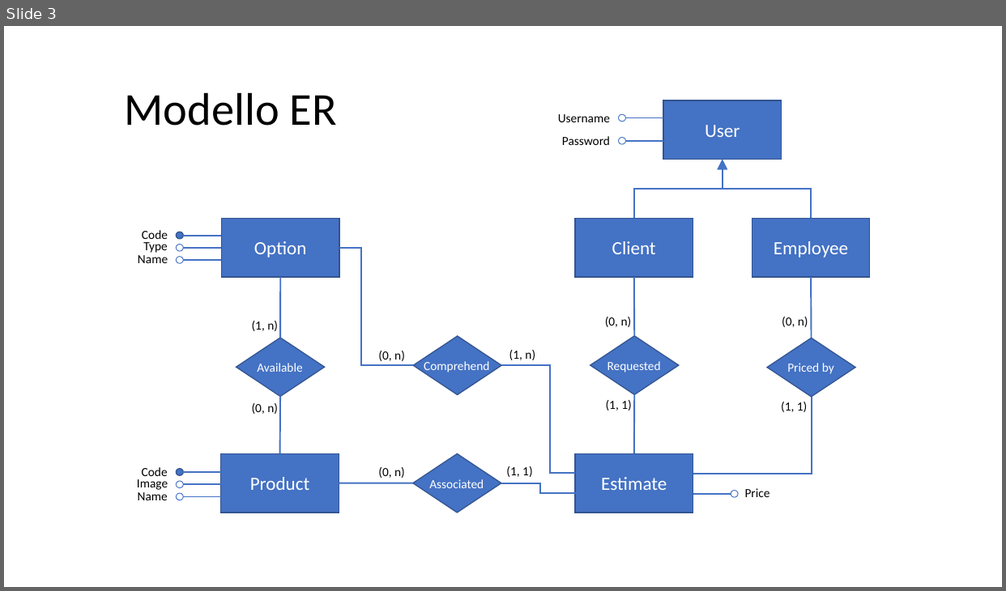
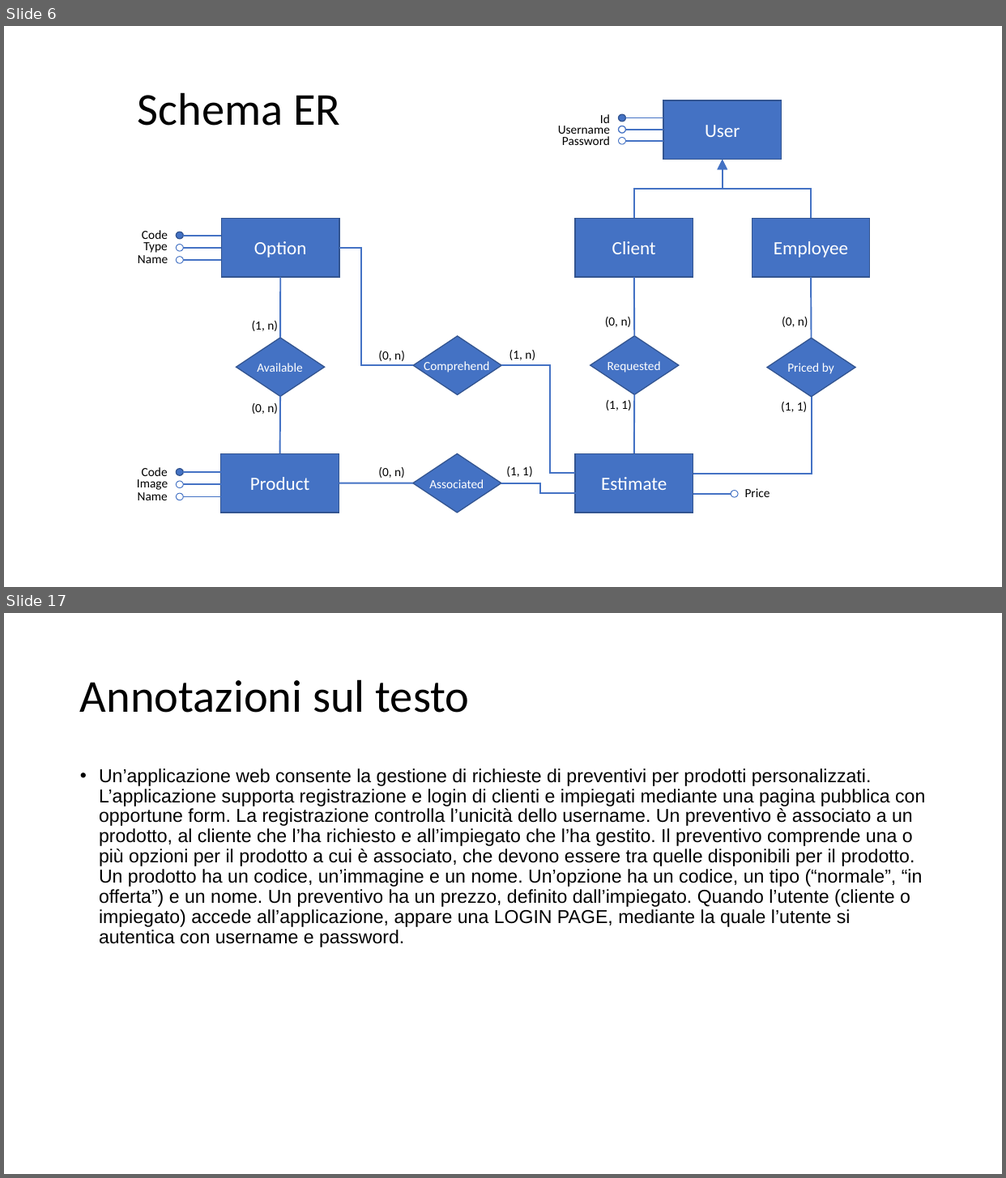
Before and after one commit to CarloChiodaroli/TIW-2022-HTML, a slide deck: data/Gestione Preventivi.pptx. Shown one above the other, each under a label of ours: slide 3 before the commit, slides 6 and 17 after it; the slides between them are not shown. The pictures are 1006x591 and 1006x1178 pixels, drawn with LibreOffice and Linux fonts; fonts in the diff are those of the drawing. Boxes give left, top, right and bottom in pixels: in the first picture for what was removed or moved away, otherwise in the second. Text is boxed around its words. In the diff, an @@ line names an element or a change of style, - is before the commit and + after.

```diff
--- a/data/Gestione Preventivi.pptx
+++ b/data/Gestione Preventivi.pptx
@@ slide 17 added at (x1=4, y1=613, x2=1002, y2=1174), background #FFFFFF @@
@@ title added at (x1=80, y1=679, x2=470, y2=713), 44 pt, text #000000 @@
+Annotazioni sul testo
@@ text added at (x1=99, y1=769, x2=925, y2=948), 18 pt, text #000000 @@
+• Un’applicazione web consente la gestione di richieste di preventivi per prodotti personalizzati. L’applicazione supporta registrazione e login di clienti e impiegati mediante una pagina pubblica con opportune form. La registrazione controlla l’unicità dello username. Un preventivo è associato a un prodotto, al cliente che l’ha richiesto e all’impiegato che l’ha gestito. Il preventivo comprende una o più opzioni per il prodotto a cui è associato, che devono essere tra quelle disponibili per il prodotto. Un prodotto ha un codice, un’immagine e un nome. Un’opzione ha un codice, un tipo (“normale”, “in offerta”) e un nome. Un preventivo ha un prezzo, definito dall’impiegato. Quando l’utente (cliente o impiegato) accede all’applicazione, appare una LOGIN PAGE, mediante la quale l’utente si autentica con username e password.
@@ what was slide 3 is now slide 6 @@
@@ slide 6 changed as well @@
@@ title at (x1=138, y1=92, x2=340, y2=126): text changed @@
-Modello ER
+Schema ER
@@ text "Username" rewrapped from (x1=558, y1=114, x2=610, y2=122) to (x1=558, y1=126, x2=610, y2=138) @@
@@ text added at (x1=600, y1=114, x2=610, y2=123), 12 pt, text #000000 @@
+Id
@@ ellipse at (x1=619, y1=114, x2=626, y2=121): fill none to #4472C4; outline #4472C4 0.75 pt to #325491 1 pt @@
@@ ellipse added at (x1=619, y1=126, x2=626, y2=133), fill #FFFFFF, outline #4472C4 1 pt @@
@@ line added from (626, 130) to (663, 130), #4472C4 1.5 pt @@
```
Also in this commit, not shown: 1 other slide changed, 19 other slides added, 1 other file.
